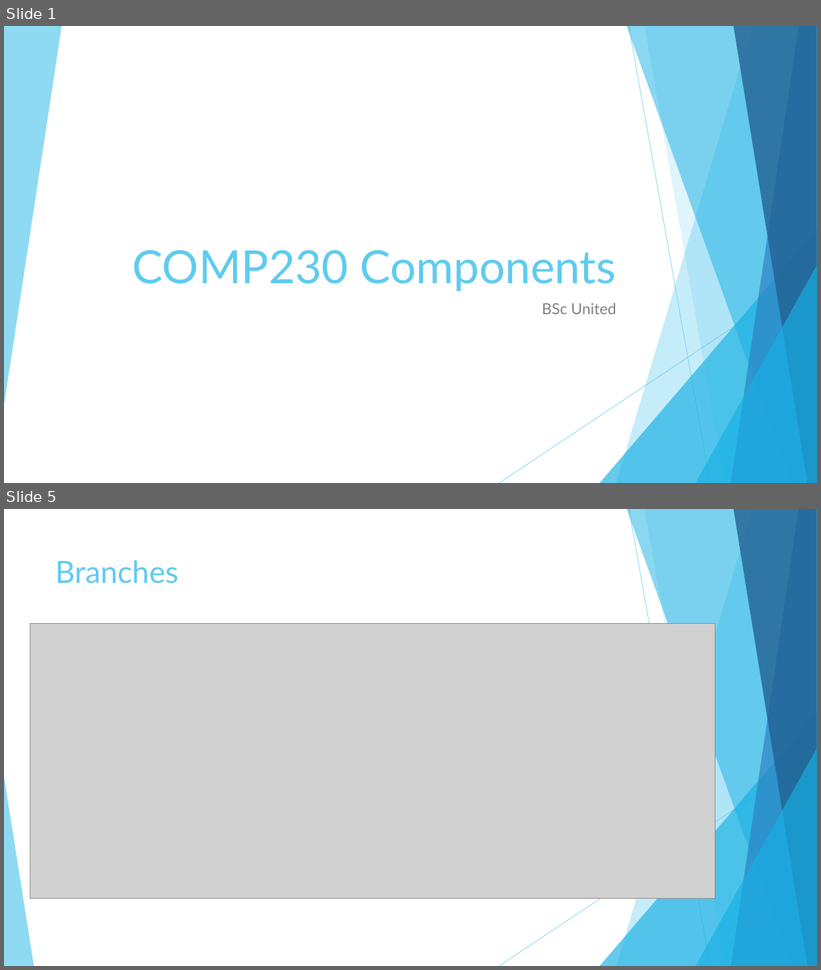
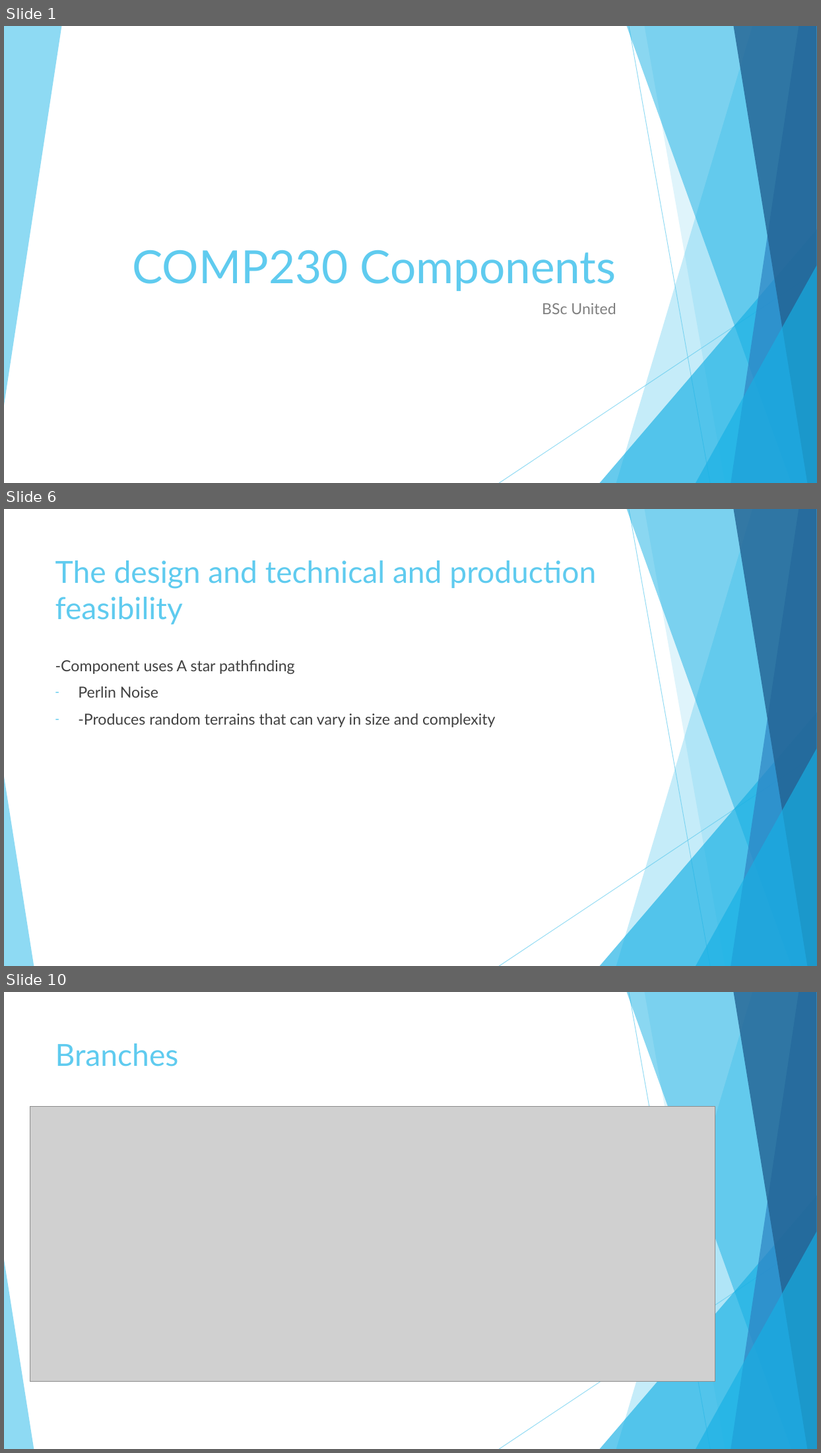
Before and after one commit to MaddieK19/comp230-pre-production, a slide deck: Proposal/Slides.pptx. Shown one above the other, each under a label of ours: slides 1 and 5 before the commit, slides 1, 6 and 10 after it; the slides between them are not shown. The pictures are 821x970 and 821x1453 pixels, drawn with LibreOffice and Linux fonts; fonts in the diff are those of the drawing; grey boxes stand for pictures. Boxes give left, top, right and bottom in pixels: in the first picture for what was removed or moved away, otherwise in the second. Text is boxed around its words. In the diff, an @@ line names an element or a change of style, - is before the commit and + after.

```diff
--- a/Proposal/Slides.pptx
+++ b/Proposal/Slides.pptx
@@ slide 6 added at (4, 509, 817, 966), background #FFFFFF; not listed: 10 template elements that a slide beside it also shows @@
@@ title added at (55, 560, 596, 625), 36 pt, text #5FCBEF @@
+The design and technical and production feasibility
@@ text added at (55, 660, 496, 727), 18 pt, text #404040 @@
+-Component uses A star pathfinding
+– Perlin Noise
+– -Produces random terrains that can vary in size and complexity
@@ what was slide 5 is now slide 10 @@
```
Also in this commit, not shown: 3 slides changed, 7 other slides added, 1 slide removed, 3 other files.
